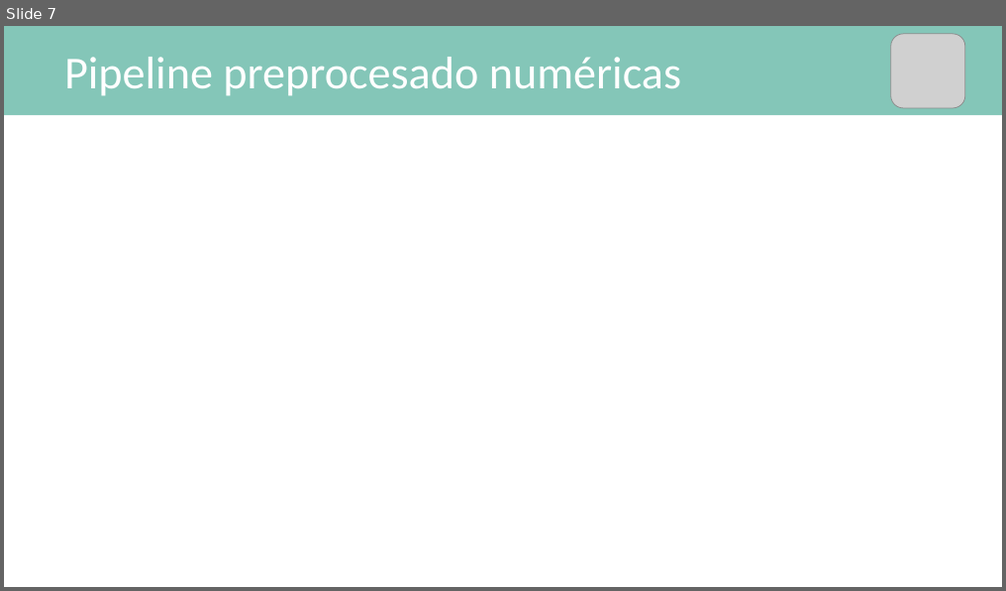
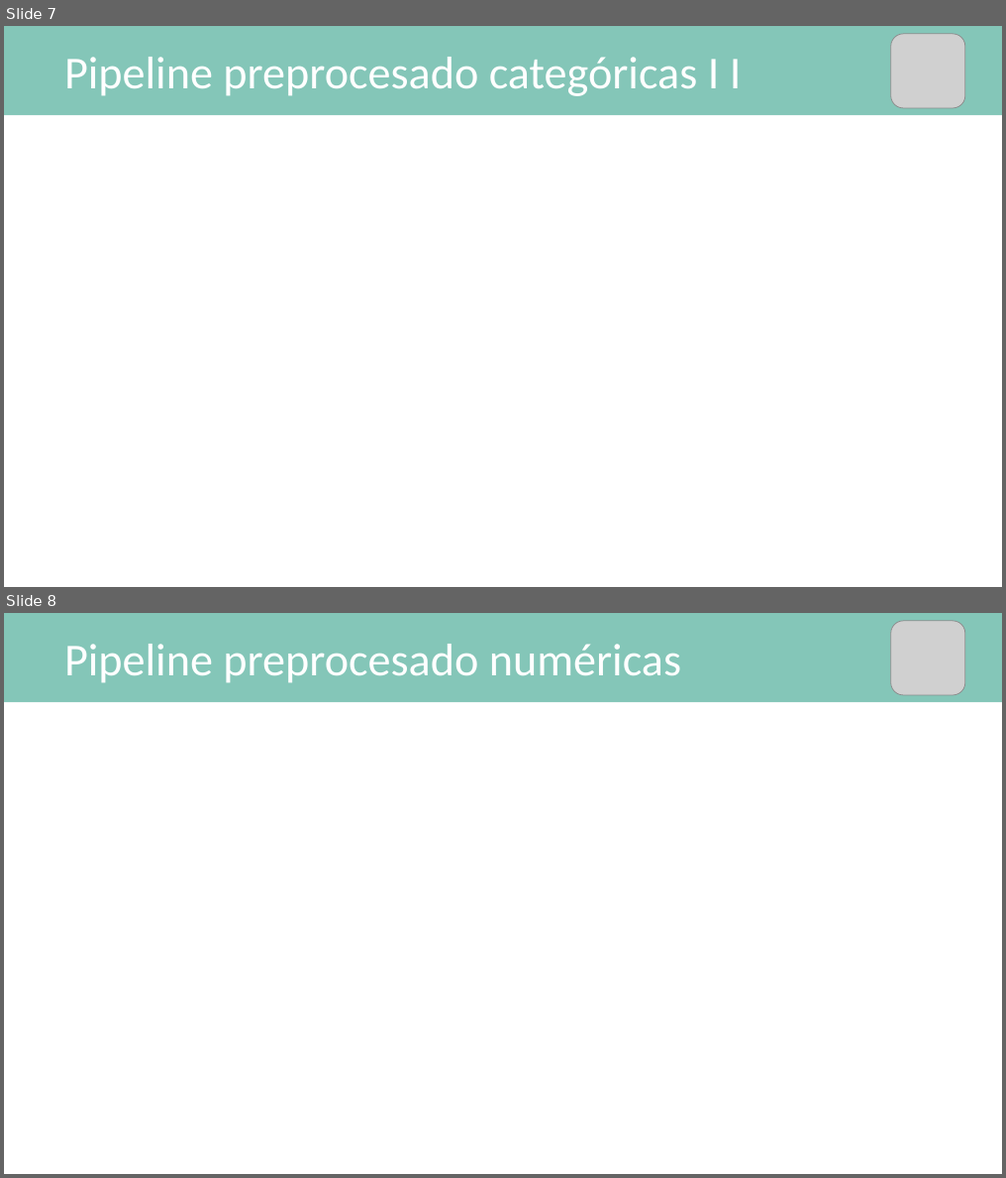
Before and after one commit to mPuchadesdo/Team-Challenge---Team-MPG, a slide deck: Team_MPG 1.pptx. Shown one above the other, each under a label of ours: slide 7 before the commit, slides 7 and 8 after it. The pictures are 1006x591 and 1006x1178 pixels, drawn with LibreOffice and Linux fonts; fonts in the diff are those of the drawing; grey boxes stand for pictures. Boxes give left, top, right and bottom in pixels: in the first picture for what was removed or moved away, otherwise in the second. Text is boxed around its words. In the diff, an @@ line names an element or a change of style, - is before the commit and + after.

```diff
--- a/Team_MPG 1.pptx
+++ b/Team_MPG 1.pptx
@@ slide 7 added at [4, 26, 1002, 587], background #FFFFFF @@
@@ rectangle added at [4, 26, 1002, 115], fill #84C6B8 @@
@@ picture added at [891, 34, 965, 107] @@
@@ text added at [64, 57, 742, 96], 44 pt, text #FFFFFF @@
+Pipeline preprocesado categóricas I I
@@ what was slide 7 is now slide 8 @@
```
Also in this commit, not shown: 1 slide changed.
